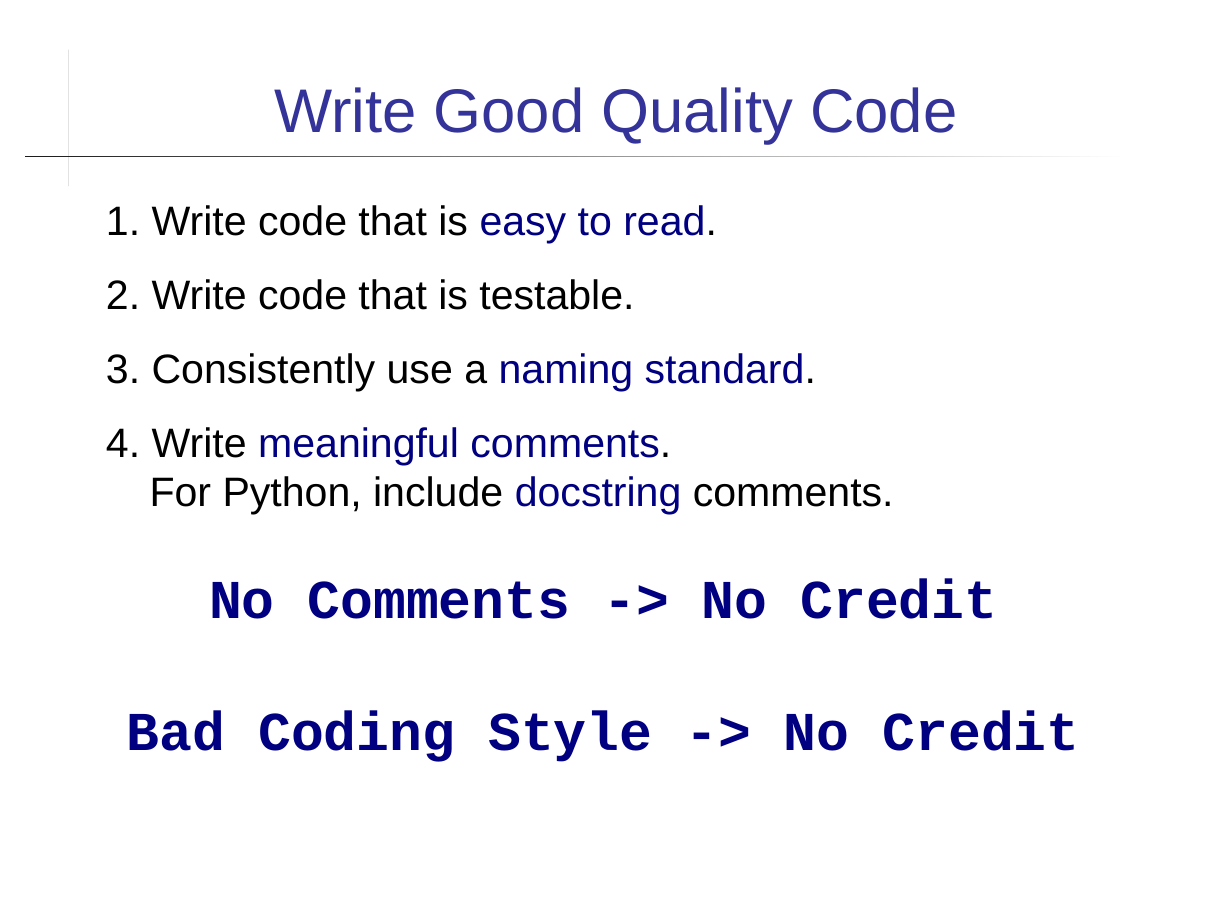
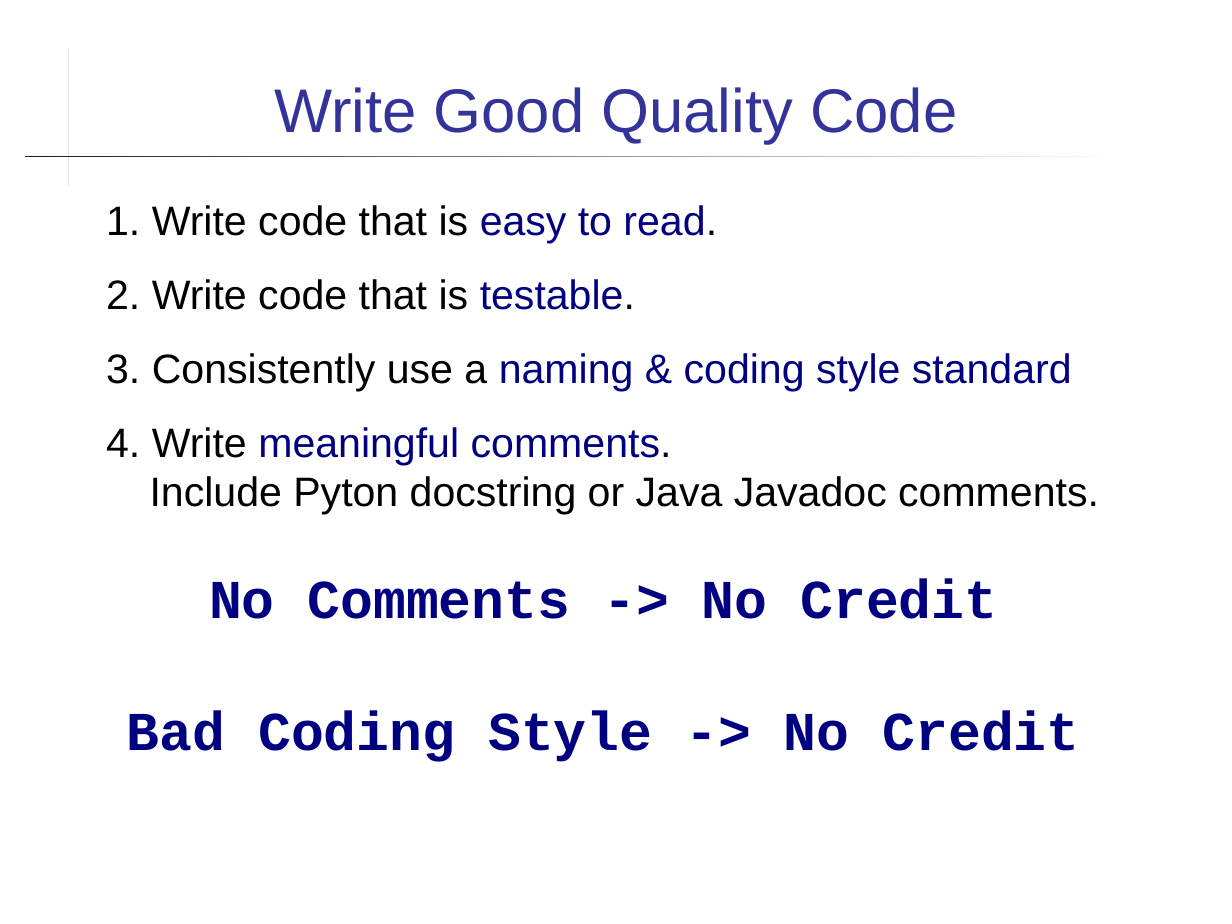
Before and after one commit to cpske/ISP, a slide deck: slide 15 of introduction/Introduction-to-Course.ppt (slide 14 before the commit). Drawn at 1232x924 pixels with LibreOffice and Linux fonts; fonts in the diff are those of the drawing. Boxes give left, top, right and bottom in pixels: in the first picture for what was removed or moved away, otherwise in the second. Text is boxed around its words. In the diff, an @@ line names an element or a change of style, - is before the commit and + after.

```diff
--- a/introduction/Introduction-to-Course.ppt
+++ b/introduction/Introduction-to-Course.ppt
@@ text at [106, 279, 635, 310]: text colour #000000 to #000080 in "testable." @@
@@ text at [106, 353, 1099, 514]: text changed @@
-3. Consistently use a naming standard.
-4. Write meaningful comments.
-For Python, include docstring comments.
+3. Consistently use a naming & coding style standard
+4. Write meaningful comments.
+Include Pyton docstring or Java Javadoc comments.
```
Also in this commit, not shown: 5 other slides changed, 1 slide added, 5 other files.
